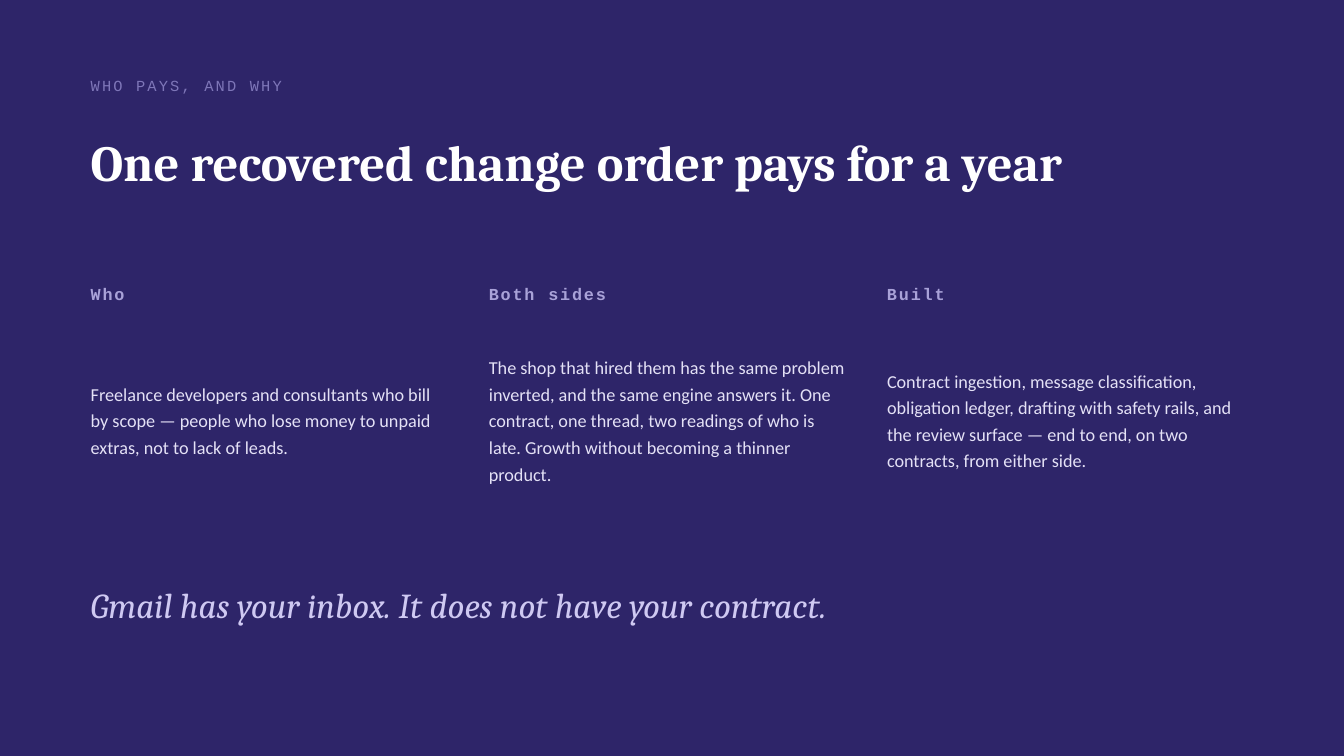
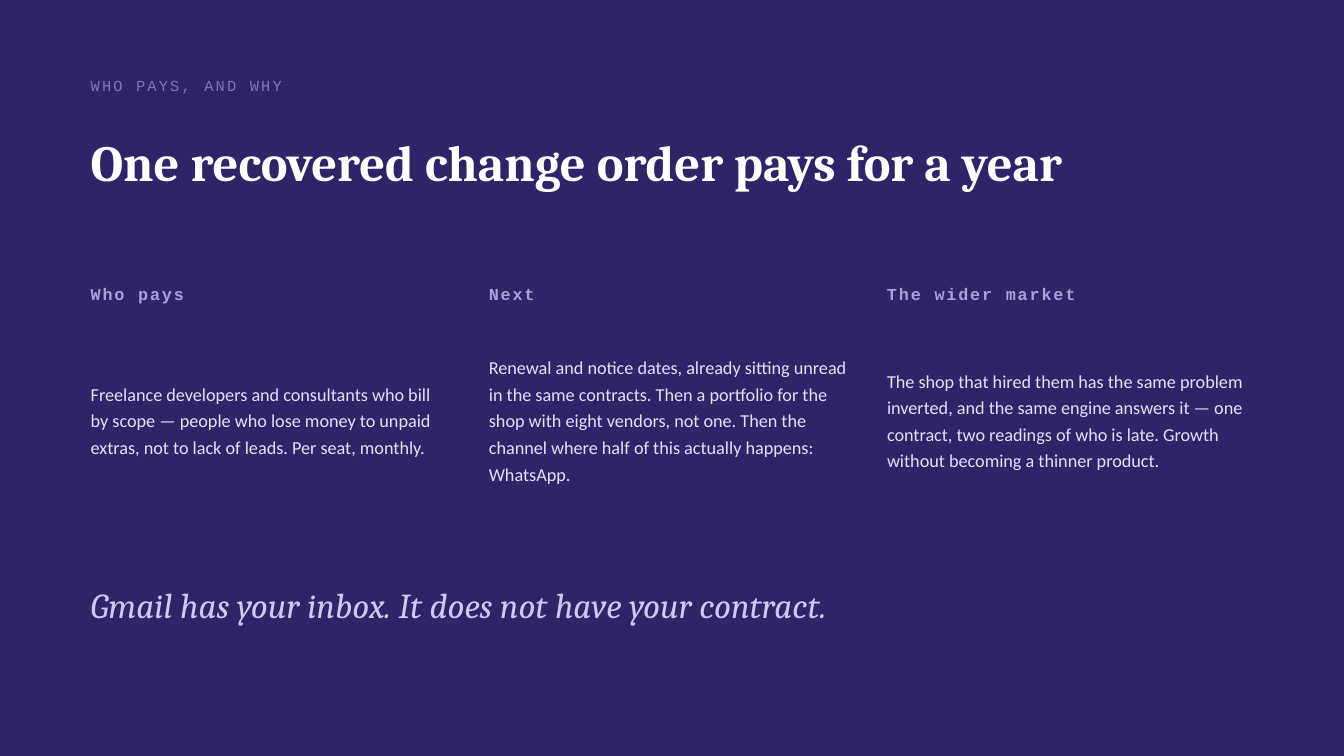
Before and after one commit to AMREESHAYS/chief-of-staff, a slide deck: slide 10 of deck/chief-of-staff.pptx. Drawn at 1344x756 pixels with LibreOffice and Linux fonts; fonts in the diff are those of the drawing. Boxes give left, top, right and bottom in pixels: in the first picture for what was removed or moved away, otherwise in the second. Text is boxed around its words. In the diff, an @@ line names an element or a change of style, - is before the commit and + after.

```diff
--- a/deck/chief-of-staff.pptx
+++ b/deck/chief-of-staff.pptx
@@ text at (91, 288, 184, 304): text changed @@
-Who
+Who pays
@@ text at (489, 289, 535, 300): text changed @@
-Both sides
+Next
@@ text at (887, 288, 1075, 300): text changed @@
-Built
+The wider market
@@ text at (91, 388, 430, 457): text changed @@
-Freelance developers and consultants who bill by scope — people who lose money to unpaid extras, not to lack of leads.
+Freelance developers and consultants who bill by scope — people who lose money to unpaid extras, not to lack of leads. Per seat, monthly.
@@ text at (489, 361, 846, 484): text changed @@
-The shop that hired them has the same problem inverted, and the same engine answers it. One contract, one thread, two readings of who is late. Growth without becoming a thinner product.
+Renewal and notice dates, already sitting unread in the same contracts. Then a portfolio for the shop with eight vendors, not one. Then the channel where half of this actually happens: WhatsApp.
@@ text at (887, 375, 1242, 470): text changed @@
-Contract ingestion, message classification, obligation ledger, drafting with safety rails, and the review surface — end to end, on two contracts, from either side.
+The shop that hired them has the same problem inverted, and the same engine answers it — one contract, two readings of who is late. Growth without becoming a thinner product.
```
Also in this commit, not shown: 1 slide added, 1 slide removed, 1 other file.
